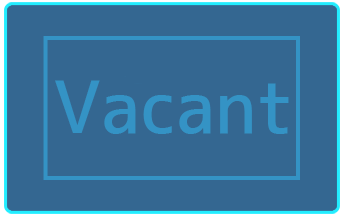
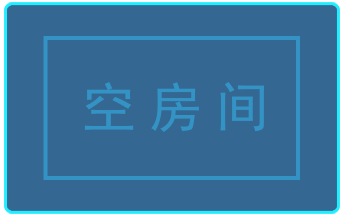
Layer changes from the first 344 × 216 image to the second:
removed layer "Vacant" over [55, 80, 289, 134]
added layer "空房间" above "Layer 0" over [84, 82, 265, 132]
